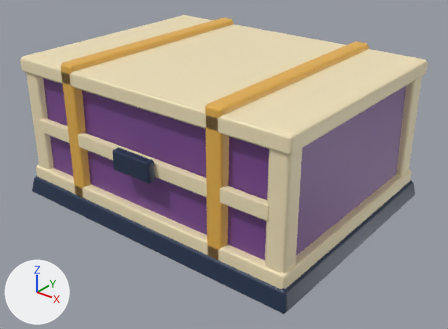
An edit to the glTF model assets/models/ferry/crates_purple.glb, drawn before and after from the same camera.
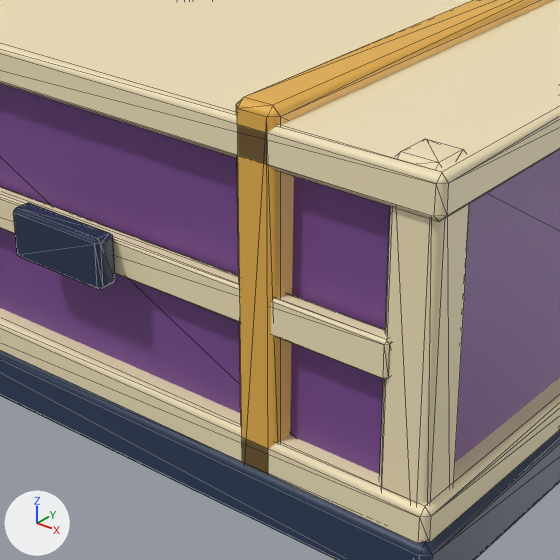
Each version is shown whole from a 50 mm camera at (3.27, -4.06, 2.84) aimed at (0.11, -0.11, 0.39), then close up on the part from 24% to 76% of the width and 19% to 90% of the height. Arrows for +X, +Y and +Z are at lower left; the lights stay in place. The last two pictures show the newer version. The close-ups show mesh edges as thin lines.

In view in the first close-up: 'crates_purple'.
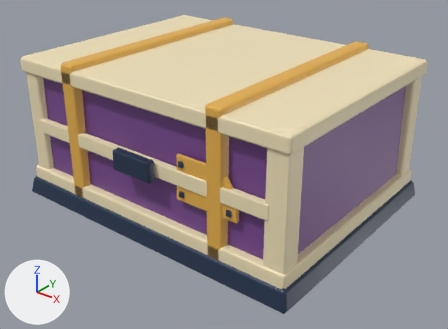
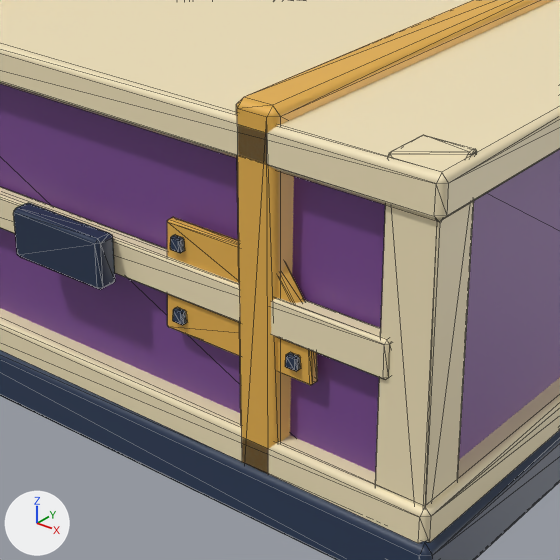
The change in detail:
me_crates_purple is used by ob_crates_purple; location (0.0, 0.0, 0.0).
me_crates_purple had 312 vertices, 572 faces and spanned x -1.45..1.45, y -1.14..1.12, z 0.0..1.38.
me_crates_purple now has 515 vertices, 946 faces and spans x -1.45..1.45, y -1.14..1.12, z 0.0..1.38.
me_crates_purple part 1: the loose piece of 24 vertices spanning x 1.21..1.38, y -1.05..-0.87, z 0.04..1.34 is scaled about its middle by (-0.264, -0.147, 0.0318), then moved by (-1.75, 2.01, -0.09), in mat_metal (dark blue #24344f).
me_crates_purple part 2: the loose piece of 24 vertices spanning x 1.21..1.38, y -1.05..-0.87, z 0.04..1.34 is copied, and the copy is scaled about its middle by (0.264, 0.147, 0.0318), then moved by (-0.84, -0.09, -0.09), in mat_metal (dark blue #24344f); it spans x 0.43..0.48, y -1.07..-1.04, z 0.57..0.62.
me_crates_purple part 3: the loose piece of 24 vertices spanning x 1.21..1.38, y -1.05..-0.87, z 0.04..1.34 is copied, and the copy is scaled about its middle by (0.264, 0.147, 0.0318), then moved by (-0.84, -0.09, 0.16), in mat_metal (dark blue #24344f); it spans x 0.43..0.48, y -1.07..-1.04, z 0.82..0.87.
me_crates_purple part 4: the loose piece of 24 vertices spanning x 1.21..1.38, y -1.05..-0.87, z 0.04..1.34 is copied, and the copy is scaled about its middle by (0.264, 0.147, 0.0318), then moved by (-0.39, -0.09, -0.09), in mat_metal (dark blue #24344f); it spans x 0.88..0.93, y -1.07..-1.04, z 0.57..0.62.
me_crates_purple part 5: a new loose piece of 28 vertices spanning x 1.21..1.38, y -1.05..-0.87, z 0.04..1.34, in mat_cream (beige #f4e5bd).
me_crates_purple part 6: a new loose piece of 28 vertices spanning x 0.39..0.97, y -1.05..-1.01, z 0.53..0.91, in mat_gold (orange #e9b34e).
Other edits to the shape of me_crates_purple do not show in these pictures.

Boxes [x1, y1, x2, y2] around the edits, measured in the close-ups (560 x 560 px; the box of a moved part takes in the faces that stretch with it):
part 1 of me_crates_purple, moved or reshaped (not visible afterwards): before [380, 139, 470, 505]
part 2 of me_crates_purple, added: after [173, 307, 187, 325]
part 3 of me_crates_purple, added: after [170, 235, 185, 253]
part 4 of me_crates_purple, added: after [285, 352, 300, 371]
part 5 of me_crates_purple, added (beige): after [375, 135, 477, 507]
part 6 of me_crates_purple, added (orange): after [167, 217, 317, 385]
